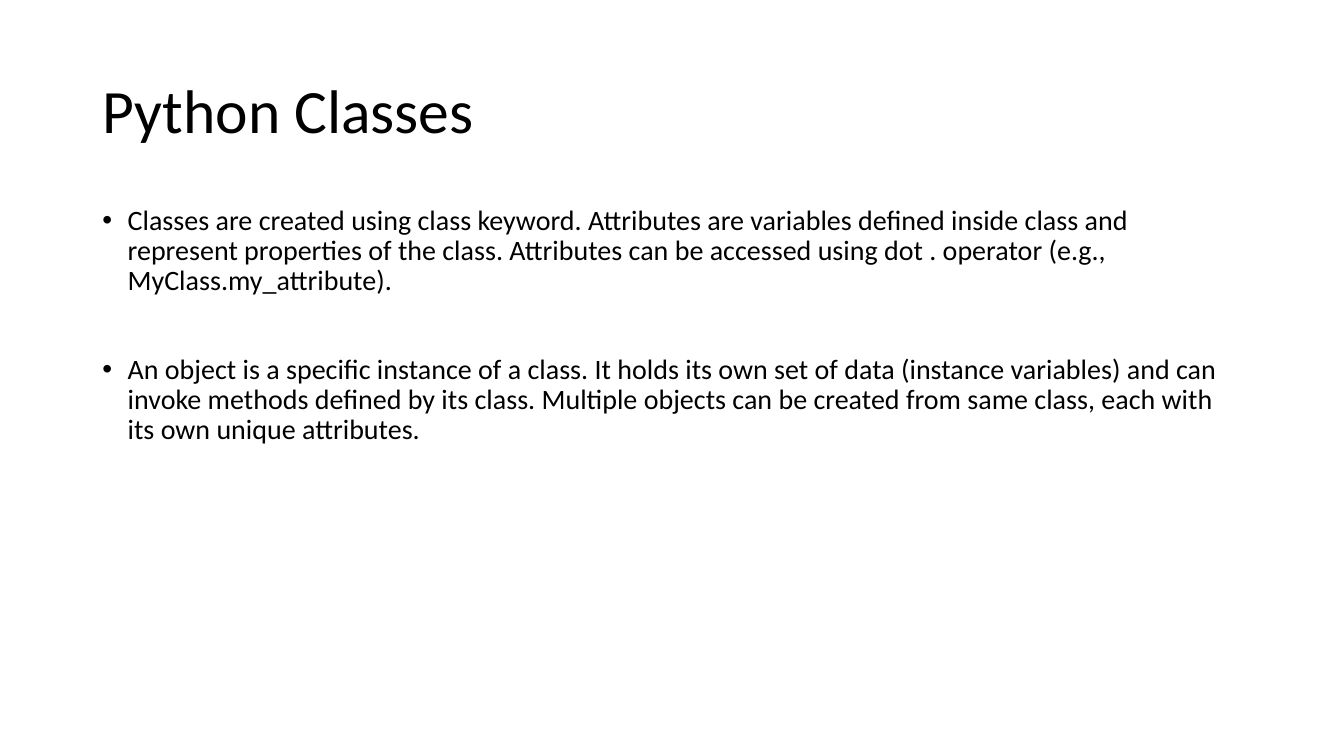
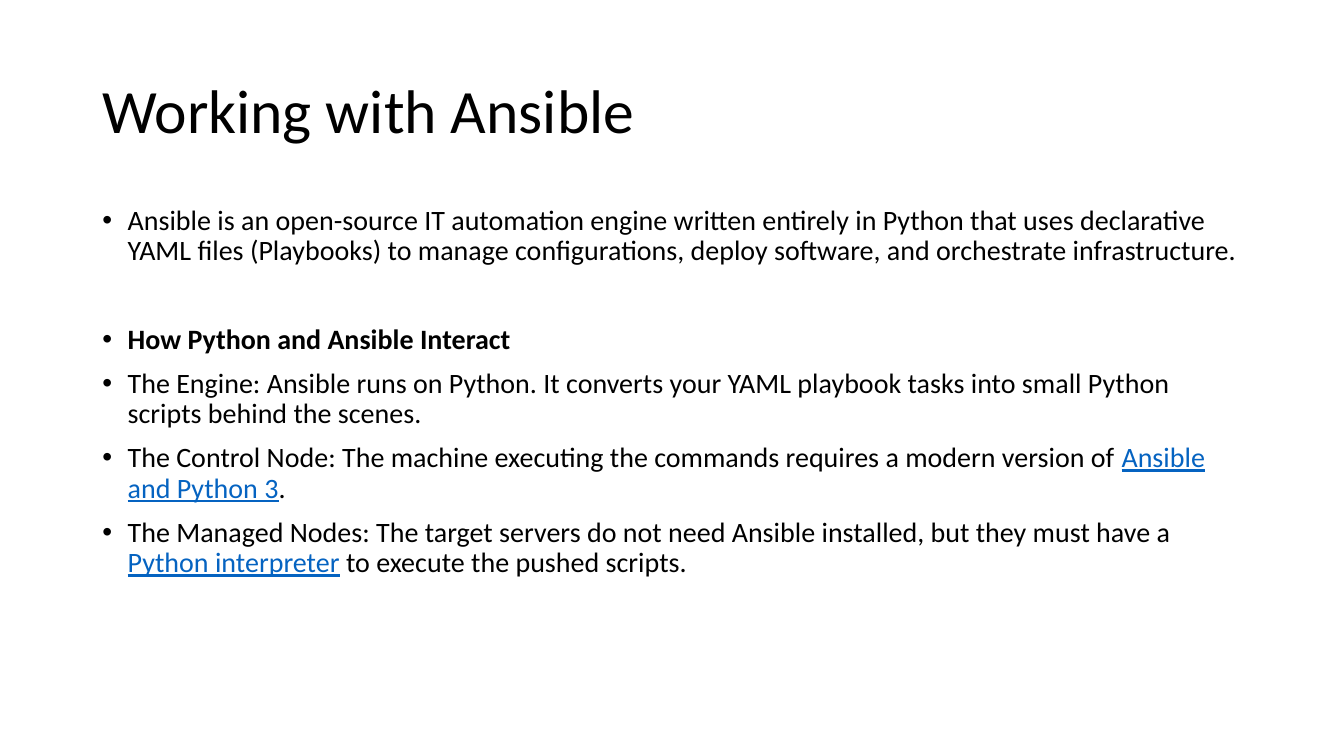
Before and after one commit to imcuteani/Python-Network-Automation, a slide deck: slide 4 of Slides/Day-10/Python Scripting for Networking - Day 10.pptx. Drawn at 1344x756 pixels with LibreOffice and Linux fonts; fonts in the diff are those of the drawing. Boxes give left, top, right and bottom in pixels: in the first picture for what was removed or moved away, otherwise in the second. Text is boxed around its words. In the diff, an @@ line names an element or a change of style, - is before the commit and + after.

```diff
--- a/Slides/Day-10/Python Scripting for Networking - Day 10.pptx
+++ b/Slides/Day-10/Python Scripting for Networking - Day 10.pptx
@@ title at [102, 90, 634, 144]: text changed @@
-Python Classes
+Working with Ansible
@@ text at [128, 210, 1236, 577]: text changed @@
-• Classes are created using class keyword. Attributes are variables defined inside class and represent properties of the class. Attributes can be accessed using dot . operator (e.g., MyClass.my_attribute).
-• An object is a specific instance of a class. It holds its own set of data (instance variables) and can invoke methods defined by its class. Multiple objects can be created from same class, each with its own unique attributes.
+• Ansible is an open-source IT automation engine written entirely in Python that uses declarative YAML files (Playbooks) to manage configurations, deploy software, and orchestrate infrastructure.
+• How Python and Ansible Interact
+• The Engine: Ansible runs on Python. It converts your YAML playbook tasks into small Python scripts behind the scenes.
+• The Control Node: The machine executing the commands requires a modern version of Ansible and Python 3.
+• The Managed Nodes: The target servers do not need Ansible installed, but they must have a Python interpreter to execute the pushed scripts.
```
Also in this commit, not shown: 3 other slides changed, 2 slides added, 3 slides removed, 4 other files.
